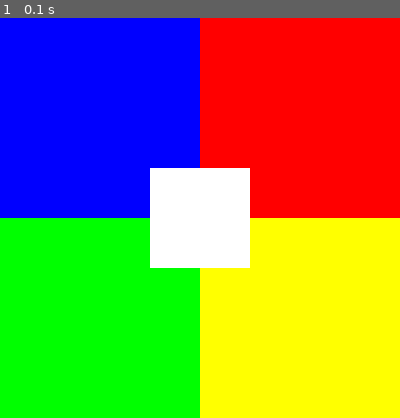
Above: before the commit, frame 1.
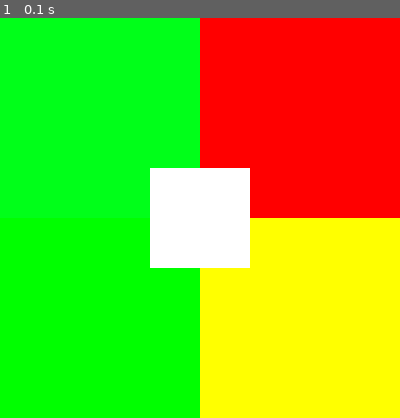
Above: after the commit, the same moment.

Repository: laminions/introd_pygame
Game: pygame game, started from estructura_basica.py
The game is run twice, just before and just after one commit, with the same random seed, the same clock (stepped at 60 frames per second) and the same inputs.
Inputs:
- Up to frame 1 (0.1 s): no input

The runs differ from the first frame. In frame 1, 23% of the frame differs, in the area x 0-50%, y 0-50%.

Commit message:
ejercicio

Diff:
--- a/estructura_basica.py
+++ b/estructura_basica.py
@@ -11,7 +11,7 @@
 pygame.display.set_caption("pygame heidy")
 
 # definir colores
-azul = (0,0,255)
+azul = (0,255,25)
 rojo = (255,0,0)
 verde = (0,255,0)
 morado = (255,255,0)
--- /dev/null
+++ b/imagenes.py
@@ -0,0 +1,19 @@
+import pygame, sys
+
+pygame.init()
+
+pantalla = pygame.display.set_mode((370,442))
+pygame.display.set_caption("mario bros")
+NEGRO = (0,0,0)
+pantalla.fill(NEGRO)
+
+# cargar imagen
+mario = pygame.image.load("Assets/images/mario03.png").convert()
+# ubicar la imagen en la ventana
+pantalla.blit(mario, (5,5))
+
+while 1:
+    for event in pygame.event.get():
+        if event.type == pygame.QUIT:
+            sys.exit()
+    pygame.display.flip()
--- /dev/null
+++ b/transformaciones geometricas.py
@@ -0,0 +1,39 @@
+import pygame, sys
+import math
+PI = math.pi
+
+pygame.init()
+
+# VENTANA DE 400 POR 400 CON UN FONDO NEGRO
+PANTALLA = pygame.display.set_mode((500,600))
+pygame.display.set_caption("Transformaciones")
+COLOR_NEGRO = pygame.Color(0, 0, 0)
+PANTALLA.fill(COLOR_NEGRO)
+
+#Image
+logo = pygame.image.load("Assets/images/escudoColegio.png").convert()
+PANTALLA.blit(logo, (50, 50))
+
+# Flip: simetría axial
+logoFlip = pygame.transform.flip(logo, True, True)
+PANTALLA.blit(logoFlip, (150, 183))
+
+# Rotate: girar 30 grados la imagen
+logoRotate = pygame.transform.rotate(logo, 30)
+PANTALLA.blit(logoRotate, (250, 250))
+
+# Scale: aumentar dos veces la imagen
+logoScale = pygame.transform.scale2x(logo)
+PANTALLA.blit(logoScale, (50, 350))
+
+color = pygame.transform.average_color(logo)
+print(color)
+
+# BUCLE DE JUEGO
+while 1:
+
+  for event in pygame.event.get():
+    if event.type == pygame.QUIT:
+      sys.exit()
+
+  pygame.display.flip()
Binary file added: Assets/images/arbol.png
